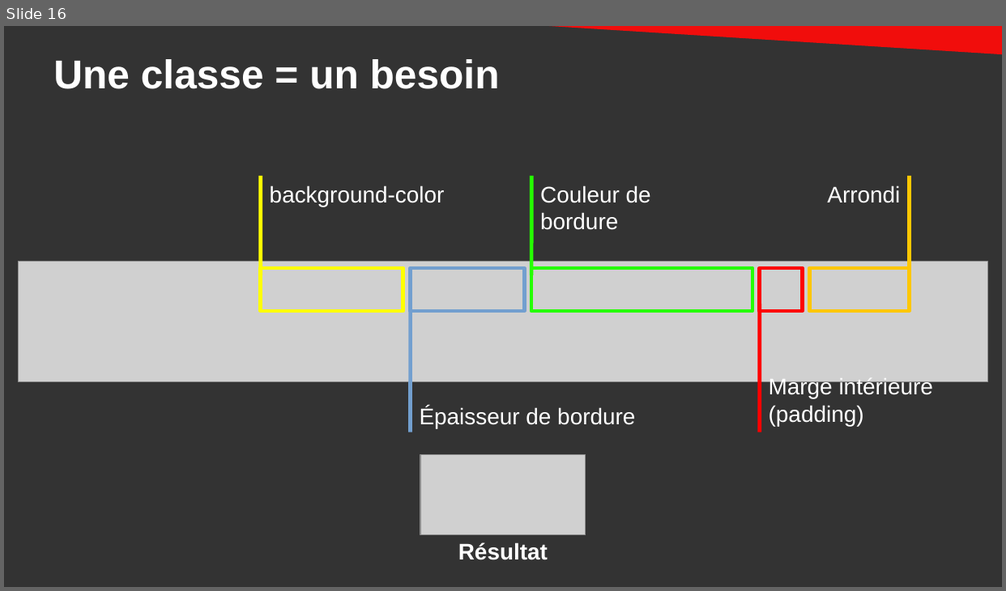
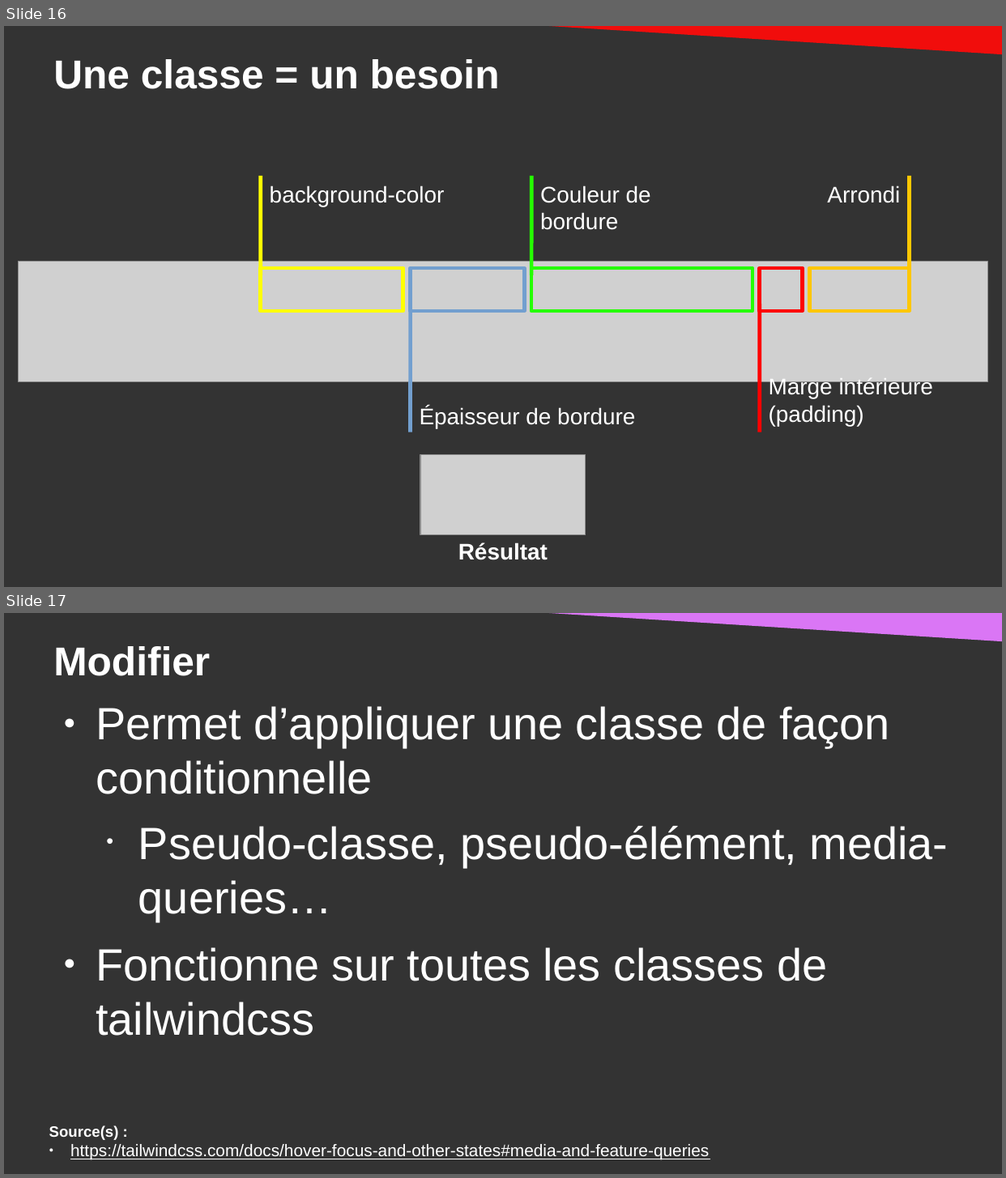
Before and after one commit to DanYellow/cours, a slide deck: integration-web-s2/cours-magistraux/numero-1/presentation.odp. Shown one above the other, each under a label of ours: slide 16 before the commit, slides 16 and 17 after it. The pictures are 1006x591 and 1006x1178 pixels, drawn with LibreOffice and Linux fonts; fonts in the diff are those of the drawing; grey boxes stand for pictures. Boxes give left, top, right and bottom in pixels: in the first picture for what was removed or moved away, otherwise in the second. Text is boxed around its words. In the diff, an @@ line names an element or a change of style, - is before the commit and + after.

```diff
--- a/integration-web-s2/cours-magistraux/numero-1/presentation.odp
+++ b/integration-web-s2/cours-magistraux/numero-1/presentation.odp
@@ slide 17 added at [4, 613, 1002, 1174], background #333333 @@
@@ right triangle added at [486, 613, 1002, 642], fill #DA76F5 @@
@@ title added at [53, 646, 210, 676], 32 pt, text #FFFFFF, bold @@
+Modifier
@@ text added at [96, 706, 948, 1036], 36 pt, text #FFFFFF @@
+● Permet d’appliquer une classe de façon conditionnelle
+  • Pseudo-classe, pseudo-élément, media-queries…
+● Fonctionne sur toutes les classes de tailwindcss
@@ text added at [49, 1126, 709, 1161], 13.4 pt, text #FFFFFF, underline @@
+Source(s) :
+● https://tailwindcss.com/docs/hover-focus-and-other-states#media-and-feature-queries
```
Also in this commit, not shown: 1 slide changed, 1 other slide added, 1 other file.
